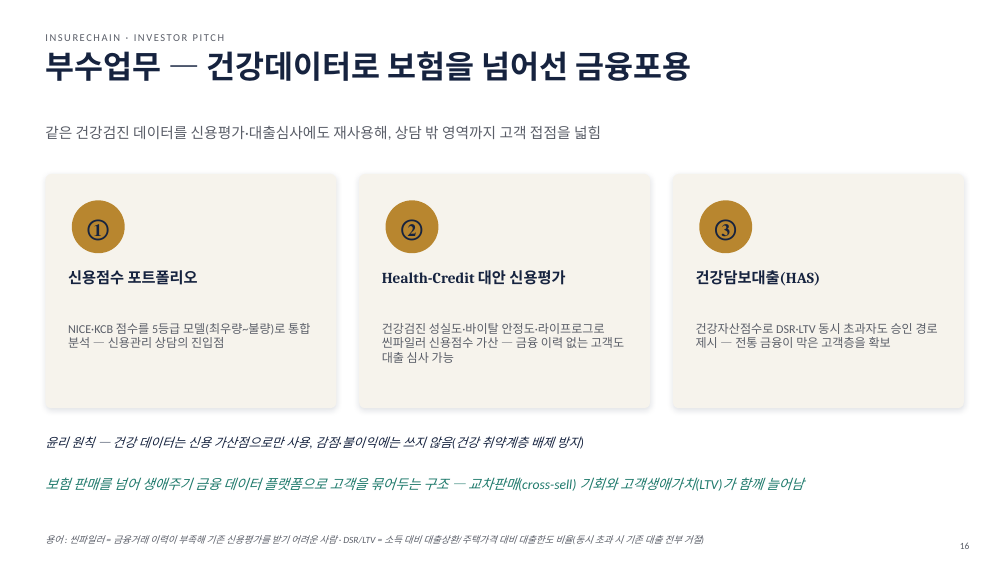
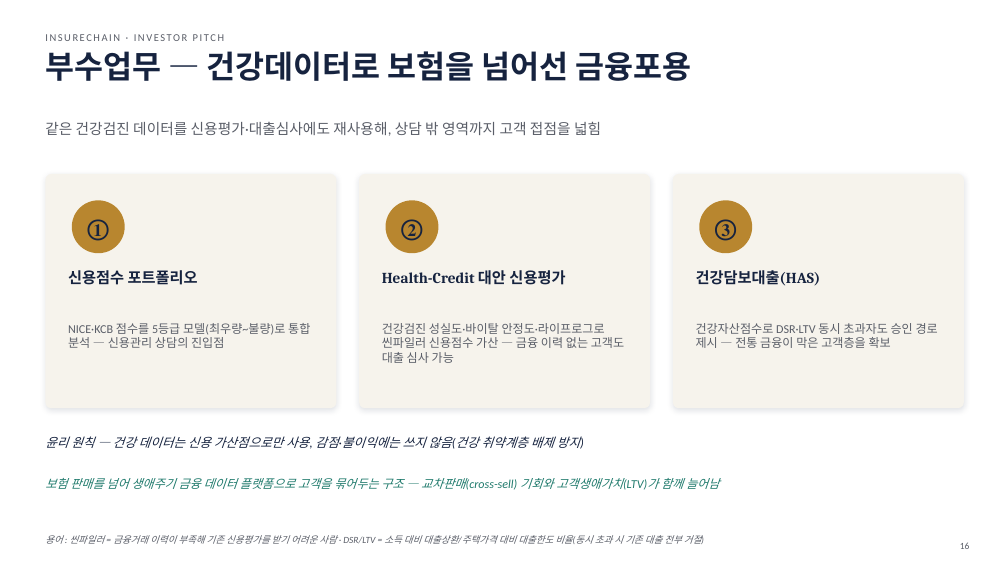
Before and after one commit to leeyonsei78/capstone_project_alpha, a slide deck: slide 16 of 인슈어체인_투자피칭_발표자료.pptx. Drawn at 1008x567 pixels with LibreOffice and Linux fonts; fonts in the diff are those of the drawing. Boxes give left, top, right and bottom in pixels: in the first picture for what was removed or moved away, otherwise in the second. Text is boxed around its words. In the diff, an @@ line names an element or a change of style, - is before the commit and + after.

```diff
--- a/인슈어체인_투자피칭_발표자료.pptx
+++ b/인슈어체인_투자피칭_발표자료.pptx
@@ text "같은 건강검진 데이터를 신용평가·대출심사에도 재사용해, ..." moved from (x1=45, y1=125, x2=601, y2=140) to (x1=45, y1=121, x2=601, y2=136) @@
@@ text "보험 판매를 넘어 생애주기 금융 ..." at (x1=45, y1=478, x2=719, y2=490): size 13 to 11.5 pt @@
```
Also in this commit, not shown: 22 other slides changed, 1 other file.
